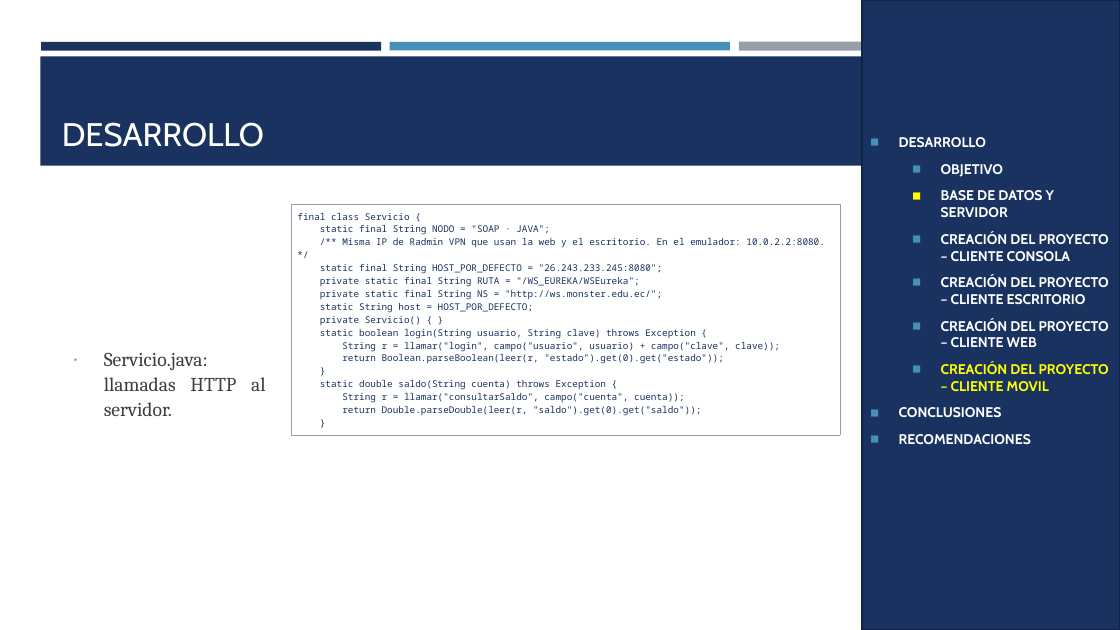
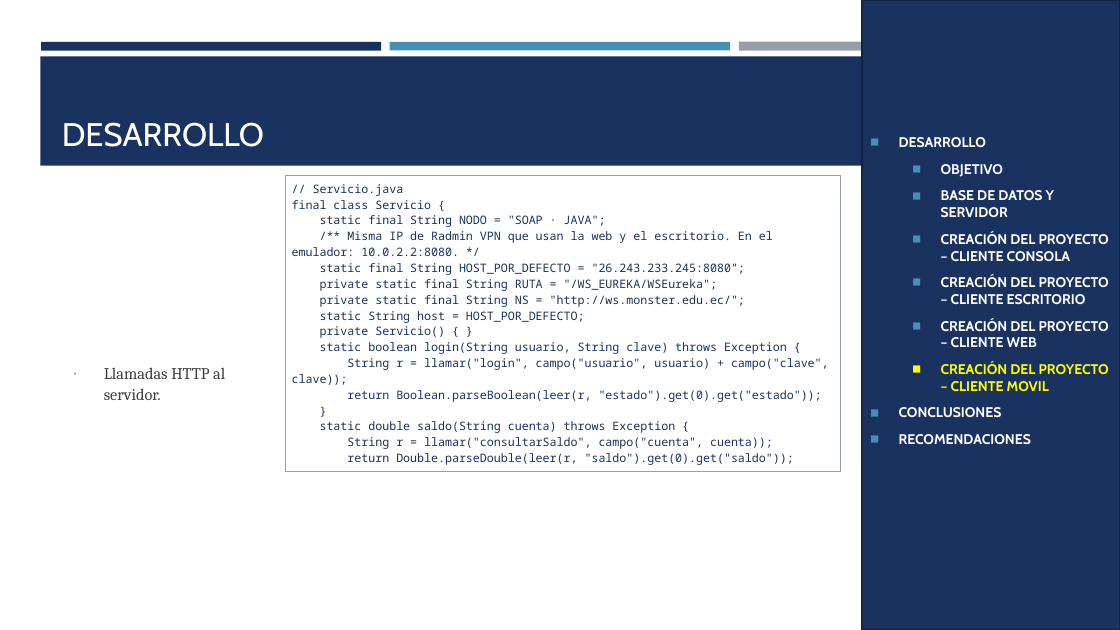
Before and after one commit to MATEOCAIZA/TG.1.1.-PAO202651_EUREKA_BDD_LOCAL_SOAP_JAVA_NRC36884_GR06, a slide deck: slide 20 of 05. DOCUMENTACION/PRESENTACION TG.1.1. EUREKABANK SOAP con BDD LOCAL en JAVA GR06.pptx. Drawn at 1120x630 pixels with LibreOffice and Linux fonts; fonts in the diff are those of the drawing. Boxes give left, top, right and bottom in pixels: in the first picture for what was removed or moved away, otherwise in the second. Text is boxed around its words. In the diff, an @@ line names an element or a change of style, - is before the commit and + after.

```diff
--- a/05. DOCUMENTACION/PRESENTACION TG.1.1. EUREKABANK SOAP con BDD LOCAL en JAVA GR06.pptx
+++ b/05. DOCUMENTACION/PRESENTACION TG.1.1. EUREKABANK SOAP con BDD LOCAL en JAVA GR06.pptx
@@ table at box(286, 175, 840, 469) @@
@@ row 1, column 1: "final class Servicio { / static final String NODO = "SOAP · JAVA"; / /** Misma IP de Radmin VPN que usan la web y el escritorio. En el emulador: 10.0.2.2:8080. */ / static final String HOST_POR_DEFECTO = "26.243.233.245:8080"; / private static final String RUTA = "/WS_EUREKA/WSEureka"; / private static final String NS = "http://ws.monster.edu.ec/"; / static String host = HOST_POR_DEFECTO; / private Servicio() { } / static boolean login(String usuario, String clave) throws Exception { / String r = llamar("login", campo("usuario", usuario) + campo("clave", clave)); / return Boolean.parseBoolean(leer(r, "estado").get(0).get("estado")); / } / static double saldo(String cuenta) throws Exception { / String r = llamar("consultarSaldo", campo("cuenta", cuenta)); / return Double.parseDouble(leer(r, "saldo").get(0).get("saldo")); / }" to "// Servicio.java / final class Servicio { / static final String NODO = "SOAP · JAVA"; / /** Misma IP de Radmin VPN que usan la web y el escritorio. En el emulador: 10.0.2.2:8080. */ / static final String HOST_POR_DEFECTO = "26.243.233.245:8080"; / private static final String RUTA = "/WS_EUREKA/WSEureka"; / private static final String NS = "http://ws.monster.edu.ec/"; / static String host = HOST_POR_DEFECTO; / private Servicio() { } / static boolean login(String usuario, String clave) throws Exception { / String r = llamar("login", campo("usuario", usuario) + campo("clave", clave)); / return Boolean.parseBoolean(leer(r, "estado").get(0).get("estado")); / } / static double saldo(String cuenta) throws Exception { / String r = llamar("consultarSaldo", campo("cuenta", cuenta)); / return Double.parseDouble(leer(r, "saldo").get(0).get("saldo"));" @@
@@ table: place and size @@
-table at box(292, 204, 840, 420)
+table at box(286, 175, 840, 469)
@@ text at box(104, 367, 225, 400): text changed; size 16.8 to 14 pt @@
-∙ Servicio.java: llamadas HTTP al servidor.
+∙ Llamadas HTTP al servidor.
```
Also in this commit, not shown: 21 other slides changed, 3 other files.
